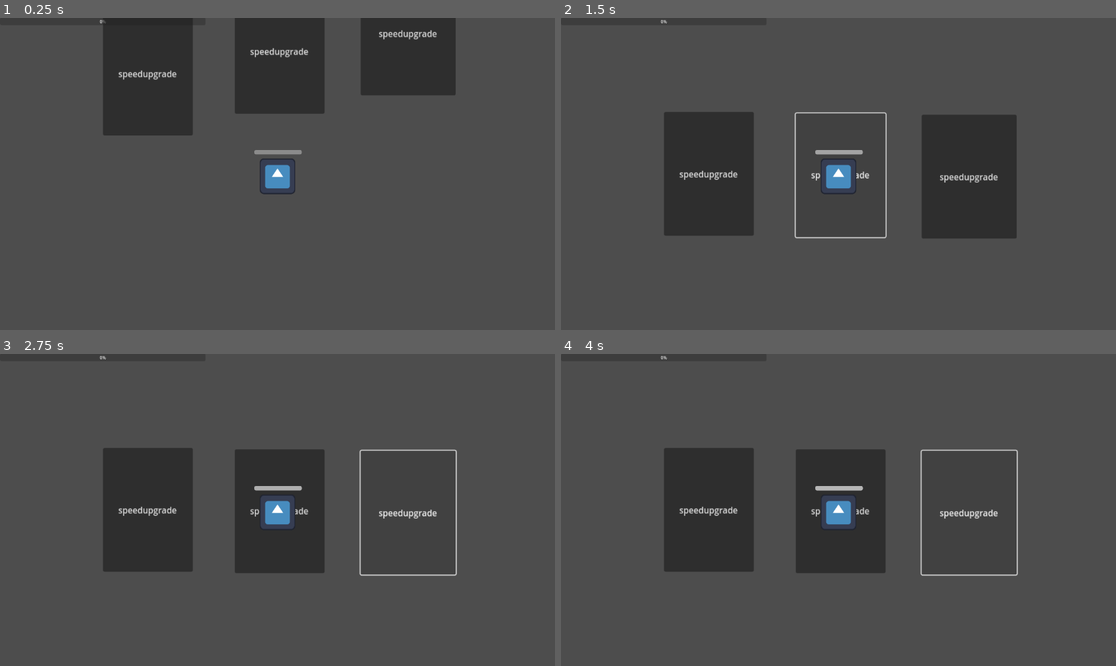
Above: before the commit, frames 1-4 (two rows, left to right).
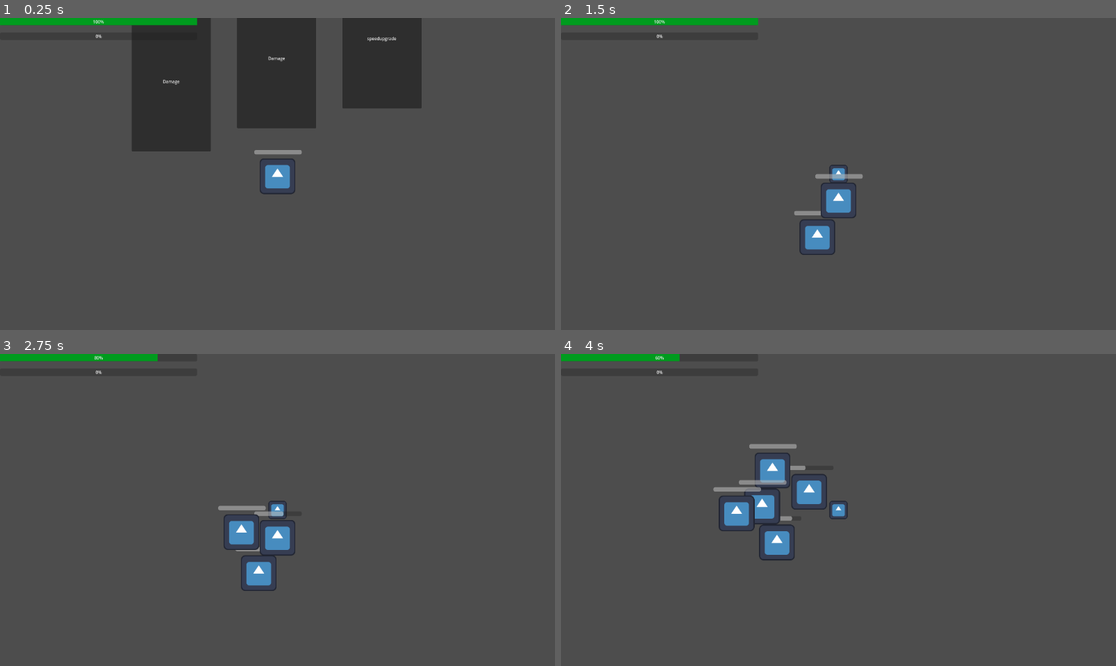
Above: after the commit, the same moments.

Repository: lostlp09/Survival-game
Game: Godot game, scene res://node_2d.tscn
The game is run twice, just before and just after one commit, with the same random seed, the same clock (stepped at 60 frames per second) and the same inputs. The engine's default icon, where the game draws it, is replaced by a stand-in: a white triangle on a blue panel in a dark square.
Inputs (mouse positions are in pixels of both pictures, inside the frame that each line leads up to):
- Up to frame 1 (0.25 s): no input
- Up to frame 2 (1.5 s): click "speedupgrade" at 0.5 s; click (838, 174) at 1.25 s, where only the run before the commit has a clickable "speedupgrade"
- Up to frame 3 (2.75 s): click (410, 513) at 2 s, where only the run before the commit has a clickable "speedupgrade"
- Up to frame 4 (4 s): tap Enter at 2.75 s; hold D (right) 2.78-3.53 s; tap Alt at 2.85 s; hold S (backwards) from 3.53 s (still down); tap Shift at 3.6 s

The runs differ from the first frame. In frame 1, 8.9% of the frame differs, in the area x 0-83%, y 0-43%; in frame 2, 16%, in the area x 0-83%, y 0-76%; in frame 3, 14%; in frame 4, 15%.
Error after the commit: Invalid access to property or key 'position' on a base object of type 'previously freed'. (res://progressbar.gd:30)

Commit message:
Enemys update and added abilities
Enemy can damage now, you can regen now,created functions for future perks

Diff:
--- a/survival/bulletscript.gd
+++ b/survival/bulletscript.gd
@@ -1,8 +1,11 @@
 extends Sprite2D
 @export var  Enemy =  0
-@onready var player =$"../../Player"
+@export var Damage = 20
+@onready var player
 var Xp = preload("res://xp.tscn")
 
+func _ready() -> void:
+	player = self.get_parent().get_node("Player")
 # Called every frame. 'delta' is the elapsed time since the previous frame.
 func _process(delta: float) -> void:
 
@@ -17,11 +20,17 @@
 	if body == Enemy:
 		self.queue_free()
 
-		body.get_node("ProgressBar").value -= 20
+		body.get_node("ProgressBar").value -= Damage
 		if body.get_node("ProgressBar").value <= 0:
+			if player.Health  + player.lifesteal > 100:
+				player.Health = 100
+			else:
+				player.Health += player.lifesteal
 
+			player.Health += player.lifesteal
 			for i in range(0,randi_range(3,6)):
 				var clone = Xp.instantiate()
 				clone.position = body.position +Vector2(0,i * 2)
 				self.get_parent().add_child(clone)
+
 			body.queue_free()
--- a/survival/character_body_2d.gd
+++ b/survival/character_body_2d.gd
@@ -1,7 +1,10 @@
 extends CharacterBody2D
 var timer = 3
 var Enemy = null
+@export var  Damage = 20
 @export var cooldown  = 1
+@export var Health = 100
+@export var lifesteal = 1
 
 func _physics_process(delta: float) -> void:
 
@@ -16,6 +19,7 @@
 
 		var clone = $"../Storage/bullet".duplicate()
 		clone.Enemy = Enemy
+		clone.Damage = Damage
 		clone.process_mode = Node.PROCESS_MODE_INHERIT
 		clone.position = self.position
 		self.get_parent().add_child(clone)
--- a/survival/enemy_1.gd
+++ b/survival/enemy_1.gd
@@ -1,9 +1,15 @@
 extends CharacterBody2D
-
-
+var time = 0
+@onready var Area2d = $Area2D
 @onready var player =self.get_parent().get_node("Player")
 func _physics_process(delta: float) -> void:
-
+	time += delta
 	var direction = (player.position - self.position).normalized()
 	self.velocity = direction * 150
 	move_and_slide()
+
+	if Area2d.has_overlapping_bodies():
+		if time >= 1:
+			time = 0
+			Area2d.get_overlapping_bodies()[0].Health -= 20
+			print("kill")
--- /dev/null
+++ b/survival/health.gd
@@ -0,0 +1,8 @@
+extends ProgressBar
+
+
+@onready var Player =$"../.."
+
+# Called every frame. 'delta' is the elapsed time since the previous frame.
+func _process(delta: float) -> void:
+	self.value = Player.Health
--- a/survival/node_2d.tscn
+++ b/survival/node_2d.tscn
@@ -6,6 +6,7 @@
 [ext_resource type="Script" uid="uid://bcs747gd3l2bs" path="res://enemy_1.gd" id="3_epypp"]
 [ext_resource type="Script" uid="uid://cbb6xs3rgkp6n" path="res://bulletscript.gd" id="4_0hol4"]
 [ext_resource type="Script" uid="uid://xje0cw3auf2p" path="res://progressbar.gd" id="6_kdubu"]
+[ext_resource type="Script" uid="uid://c1n4xknwtik4w" path="res://health.gd" id="7_d21ai"]
 
 [sub_resource type="RectangleShape2D" id="RectangleShape2D_kdubu"]
 size = Vector2(128, 132.267)
@@ -13,11 +14,17 @@
 [sub_resource type="RectangleShape2D" id="RectangleShape2D_0hol4"]
 size = Vector2(129, 129)
 
+[sub_resource type="RectangleShape2D" id="RectangleShape2D_d21ai"]
+size = Vector2(142, 143)
+
 [sub_resource type="RectangleShape2D" id="RectangleShape2D_epypp"]
 size = Vector2(63.5, 65.5)
 
-[sub_resource type="RectangleShape2D" id="RectangleShape2D_q6r6c"]
-size = Vector2(310, 288.5)
+[sub_resource type="CircleShape2D" id="CircleShape2D_d21ai"]
+radius = 405.415
+
+[sub_resource type="StyleBoxFlat" id="StyleBoxFlat_rj586"]
+bg_color = Color(2.81565e-06, 0.609098, 0.117314, 1)
 
 [node name="Node2D" type="Node2D"]
 script = ExtResource("1_q6r6c")
@@ -27,7 +34,7 @@
 
 [node name="bullet" type="Sprite2D" parent="Storage"]
 process_mode = 4
-position = Vector2(-424, 40)
+position = Vector2(-423, 40)
 scale = Vector2(0.78125, 0.234375)
 texture = ExtResource("2_epypp")
 script = ExtResource("4_0hol4")
@@ -40,7 +47,7 @@
 
 [node name="Enemy1" type="CharacterBody2D" parent="Storage"]
 process_mode = 4
-position = Vector2(-169, -130)
+position = Vector2(-721, -187)
 collision_layer = 3
 collision_mask = 3
 script = ExtResource("3_epypp")
@@ -60,7 +67,17 @@
 value = 100.0
 show_percentage = false
 
+[node name="Area2D" type="Area2D" parent="Storage/Enemy1"]
+collision_layer = 8
+collision_mask = 8
+
+[node name="CollisionShape2D" type="CollisionShape2D" parent="Storage/Enemy1/Area2D"]
+position = Vector2(1, 0.5)
+shape = SubResource("RectangleShape2D_d21ai")
+
 [node name="Player" type="CharacterBody2D" parent="."]
+collision_layer = 9
+collision_mask = 9
 script = ExtResource("1_0e48y")
 
 [node name="Icon" type="Sprite2D" parent="Player"]
@@ -75,12 +92,12 @@
 shape = SubResource("RectangleShape2D_epypp")
 
 [node name="Area2D" type="Area2D" parent="Player"]
+scale = Vector2(0.971633, 0.901641)
 collision_layer = 2
 collision_mask = 2
 
 [node name="CollisionShape2D" type="CollisionShape2D" parent="Player/Area2D"]
-scale = Vector2(2.805, 2.805)
-shape = SubResource("RectangleShape2D_q6r6c")
+shape = SubResource("CircleShape2D_d21ai")
 
 [node name="Xpcontrol" type="Control" parent="Player"]
 process_mode = 3
@@ -94,36 +111,20 @@
 
 [node name="ProgressBar" type="ProgressBar" parent="Player/Xpcontrol"]
 layout_mode = 0
-offset_right = 780.0
-offset_bottom = 27.0
+offset_top = 53.0
+offset_right = 748.0
+offset_bottom = 80.0
 script = ExtResource("6_kdubu")
 
 [node name="Node2D" type="Node2D" parent="Player/Xpcontrol"]
 
-[node name="Button" type="Button" parent="Player/Xpcontrol/Node2D"]
-offset_left = 391.401
-offset_top = -266.0
-offset_right = 561.401
-offset_bottom = -45.0
-scale = Vector2(2.005, 2.005)
-text = "Faster Bullets"
-
-[node name="Button2" type="Button" parent="Player/Xpcontrol/Node2D"]
-offset_left = 890.994
-offset_top = -261.27
-offset_right = 1060.99
-offset_bottom = -40.27
-scale = Vector2(2.005, 2.005)
-text = "More Health
-"
-
-[node name="Button3" type="Button" parent="Player/Xpcontrol/Node2D"]
-offset_left = 1369.37
-offset_top = -256.0
-offset_right = 1549.37
-offset_bottom = -34.9999
-scale = Vector2(2.005, 2.005)
-text = "NEW ATTACK (\"Circle\")
-"
+[node name="Health" type="ProgressBar" parent="Player/Xpcontrol"]
+layout_mode = 0
+offset_top = 1.0
+offset_right = 748.0
+offset_bottom = 28.0
+theme_override_styles/fill = SubResource("StyleBoxFlat_rj586")
+value = 100.0
+script = ExtResource("7_d21ai")
 
 [connection signal="body_entered" from="Storage/bullet/Area2D" to="Storage/bullet" method="_on_area_2d_body_entered"]
--- a/survival/progressbar.gd
+++ b/survival/progressbar.gd
@@ -5,16 +5,21 @@
 var Upgrades = []
 # Called when the node enters the scene tree for the first time.
 func _ready() -> void:
-	Upgrades = [speed]
+	Upgrades = [speed,damage]
 	levelup()
 	xpclaim = xpclaimed
 	pass # Replace with function body.
 func levelup()->void:
 	get_tree().paused = true
 	$"../Node2D".visible = true
-	for i:Button in $"../Node2D".get_children():
-		Upgrades.pick_random().bind(i,self.get_parent().get_parent()).call()
-		spawn(i)
+	for i in range(0,3):
+		var Knopf = Button.new()
+		Knopf.position = Vector2(500 + 400 * i,-266)
+
+		Knopf.size = Vector2(300,500)
+		$"../Node2D".add_child(Knopf)
+		Upgrades.pick_random().bind(Knopf,self.get_parent().get_parent()).call()
+		spawn(Knopf)
 		await  get_tree().create_timer(0.05).timeout
 
 func spawn(button):
@@ -23,10 +28,10 @@
 
 			x +=0.01
 			button.position.y += easeOutCirc(x) * 40
-			print(easeOutCirc(x) * 100)
+
 			await get_tree().create_timer(0.01).timeout
 func xpclaimed():
-	print("test")
+
 
 	Value += 10
 	if Value >= self.max_value:
@@ -45,4 +50,49 @@
 
 func speed(button:Button,Player:CharacterBody2D):
 	button.text = "speedupgrade"
-	pass
+
+	button.pressed.connect(func remove():
+
+		Player.cooldown -= 0.05
+		get_tree().paused = false
+		$"../Node2D".visible = false
+		for i in $"../Node2D".get_children():
+			i.queue_free()
+		)
+
+func damage(button:Button,Player:CharacterBody2D):
+	button.text = "Damage"
+	button.pressed.connect(func remove():
+		Player.Damage += 1
+		get_tree().paused = false
+		$"../Node2D".visible = false
+		for i in $"../Node2D".get_children():
+			i.queue_free()
+		)
+func regen(button:Button,Player:CharacterBody2D):
+	button.text = "Healup"
+	button.pressed.connect(func remove():
+		Player.Health += 20
+		get_tree().paused = false
+		$"../Node2D".visible = false
+		for i in $"../Node2D".get_children():
+			i.queue_free()
+		)
+func morehealth(button:Button,Player:CharacterBody2D):
+	button.text = "More Health"
+	button.pressed.connect(func remove():
+		$"../Health".max_value +5
+		get_tree().paused = false
+		$"../Node2D".visible = false
+		for i in $"../Node2D".get_children():
+			i.queue_free()
+		)
+func lifesteal(button:Button,Player:CharacterBody2D):
+	button.text = "life steal"
+	button.pressed.connect(func remove():
+		Player.lifesteal += 2
+		get_tree().paused = false
+		$"../Node2D".visible = false
+		for i in $"../Node2D".get_children():
+			i.queue_free()
+		)
Binary file added: survival/Ohne Namen(2)/Ellipse 22.png
Not shown, added: survival/Ohne Namen(2)/Ellipse 22.png.import
Binary file added: survival/Ohne Namen(2)/Ellipse 23.png
Not shown, added: survival/Ohne Namen(2)/Ellipse 23.png.import
Not shown, added: survival/health.gd.uid
Not shown: 1 places in survival/node_2d.tscn that only renumber resources
